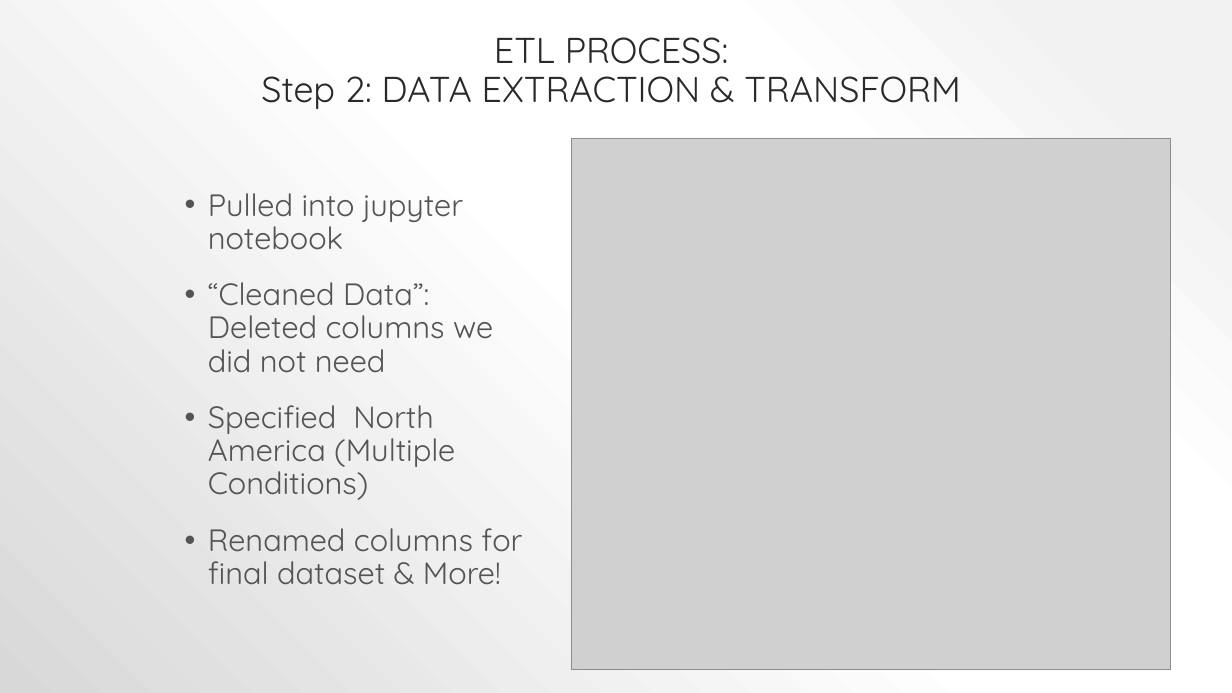
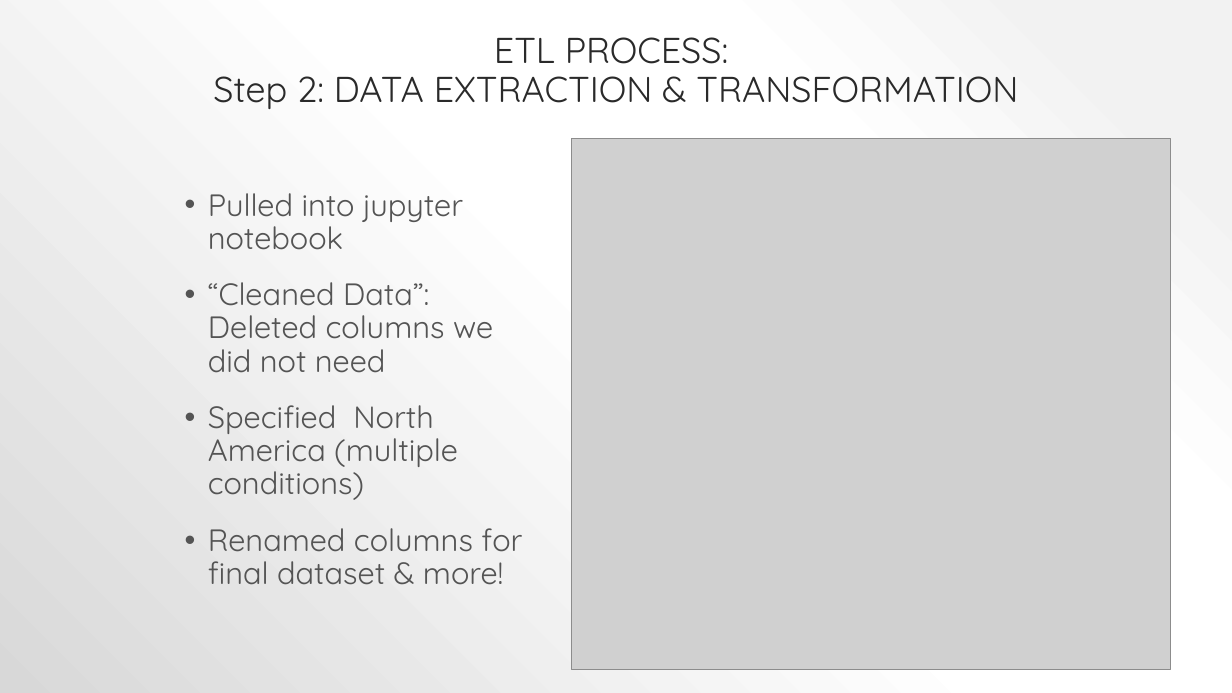
Before and after one commit to zacohen/PokemonGO, a slide deck: slide 3 of If I Was a Pokémon (1).pptx. Drawn at 1232x693 pixels with LibreOffice and Linux fonts; fonts in the diff are those of the drawing; grey boxes stand for pictures. Boxes give left, top, right and bottom in pixels: in the first picture for what was removed or moved away, otherwise in the second. Text is boxed around its words. In the diff, an @@ line names an element or a change of style, - is before the commit and + after.

```diff
--- a/If I Was a Pokémon (1).pptx
+++ b/If I Was a Pokémon (1).pptx
@@ title at bbox=[213, 76, 1018, 109]: text changed @@
-Step 2: DATA EXTRACTION & TRANSFORM
+Step 2: DATA EXTRACTION & TRANSFORMATION
@@ text at bbox=[208, 405, 522, 585]: text changed @@
-• Specified North America (Multiple Conditions)
-• Renamed columns for final dataset & More!
+• Specified North America (multiple conditions)
+• Renamed columns for final dataset & more!
```
Also in this commit, not shown: 4 other slides changed.
